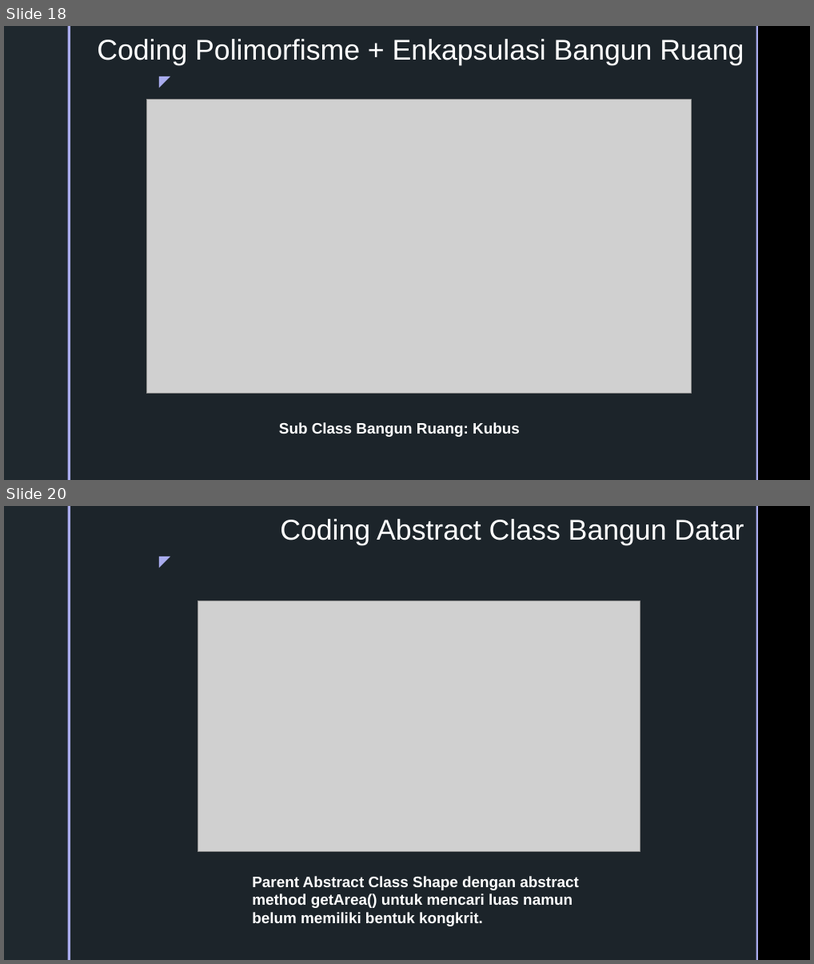
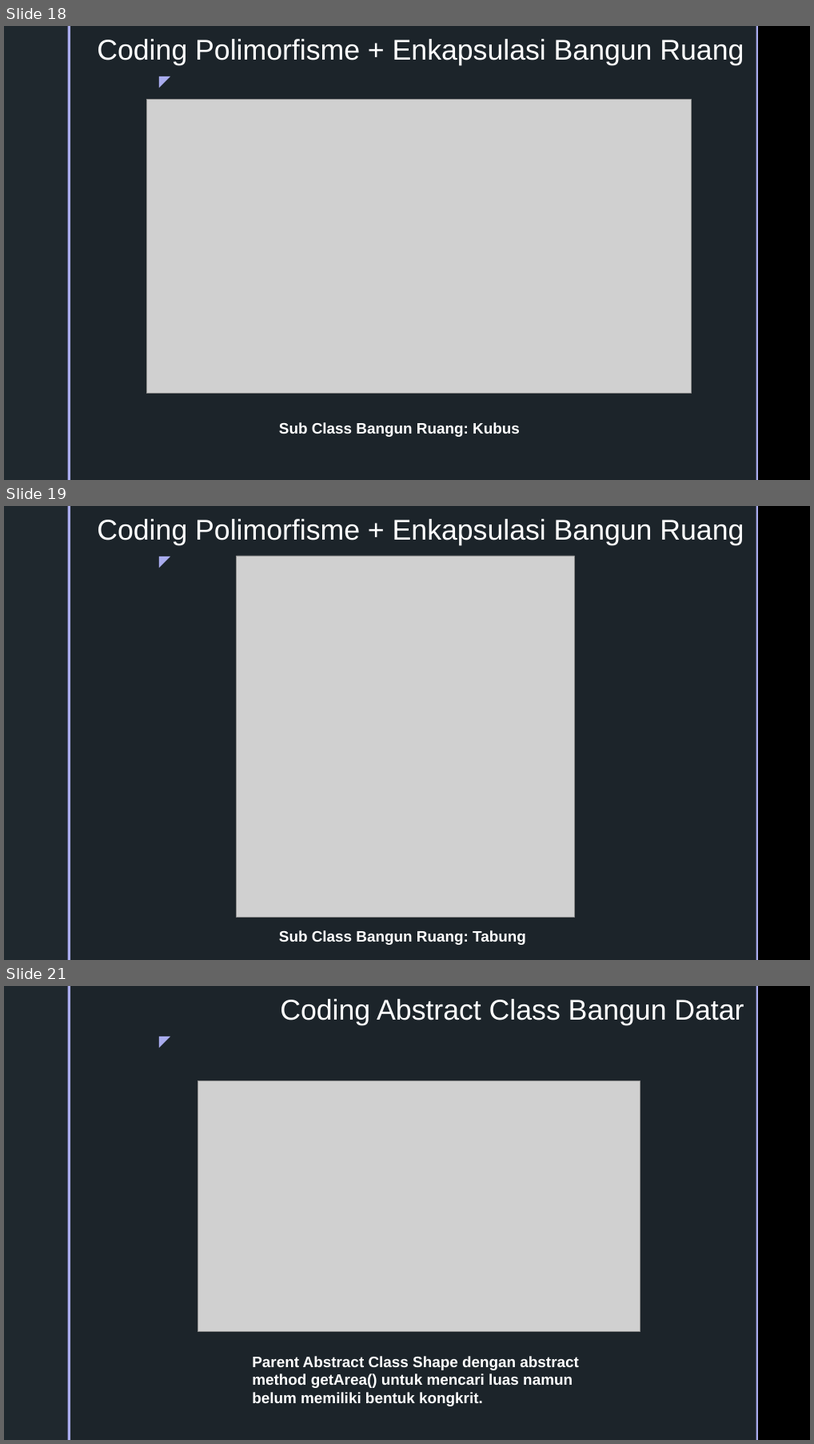
Before and after one commit to andiads/Nusacamp, a slide deck: WeeklyTest1 - OO Bangun Ruang dan Datar/Weekly Test 1.pptx. Shown one above the other, each under a label of ours: slides 18 and 20 before the commit, slides 18, 19 and 21 after it; the slides between them are not shown. The pictures are 814x964 and 814x1444 pixels, drawn with LibreOffice and Linux fonts; fonts in the diff are those of the drawing; grey boxes stand for pictures; background and template pictures are left out. Boxes give left, top, right and bottom in pixels: in the first picture for what was removed or moved away, otherwise in the second. Text is boxed around its words. In the diff, an @@ line names an element or a change of style, - is before the commit and + after.

```diff
--- a/WeeklyTest1 - OO Bangun Ruang dan Datar/Weekly Test 1.pptx
+++ b/WeeklyTest1 - OO Bangun Ruang dan Datar/Weekly Test 1.pptx
@@ slide 19 added at (4, 506, 810, 960), background picture (left out); not listed: 5 template elements that a slide beside it also shows @@
@@ title added at (97, 519, 744, 545), 34 pt, text #FFFFFF @@
+Coding Polimorfisme + Enkapsulasi Bangun Ruang
@@ picture added at (237, 556, 575, 916) @@
@@ text added at (279, 930, 526, 944), 18 pt, text #FFFFFF, bold @@
+Sub Class Bangun Ruang: Tabung
@@ what was slide 20 is now slide 21 @@
```
Also in this commit, not shown: 2 slides changed, 3 other files.
